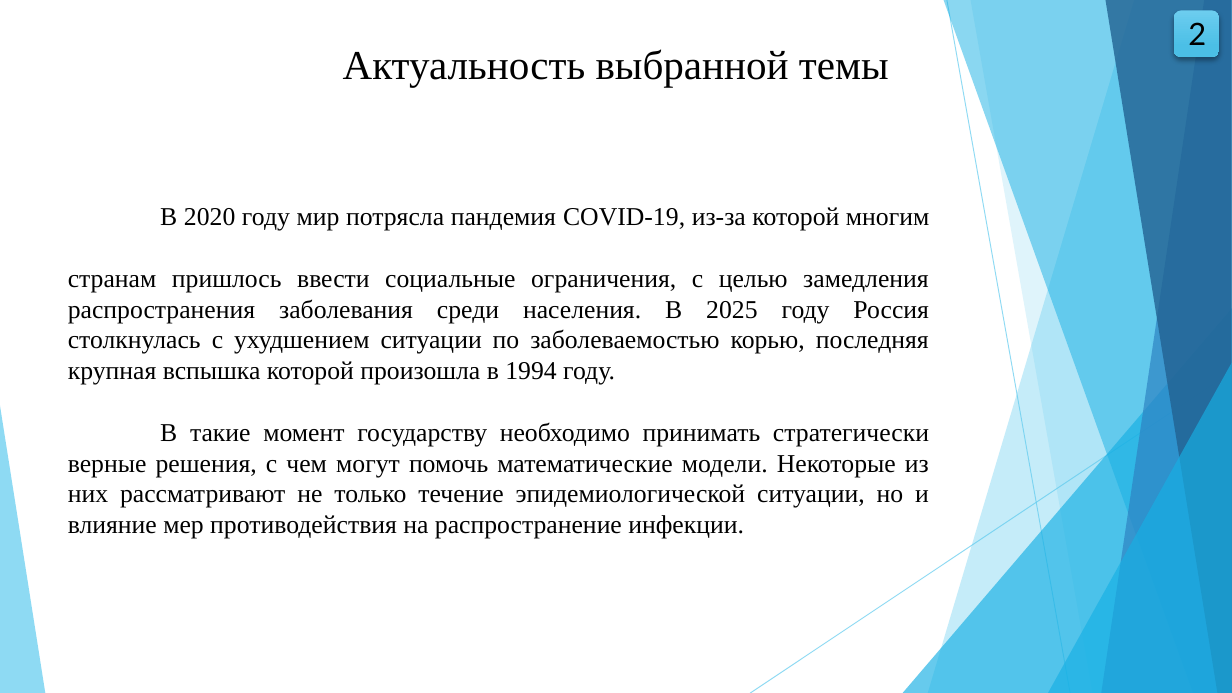
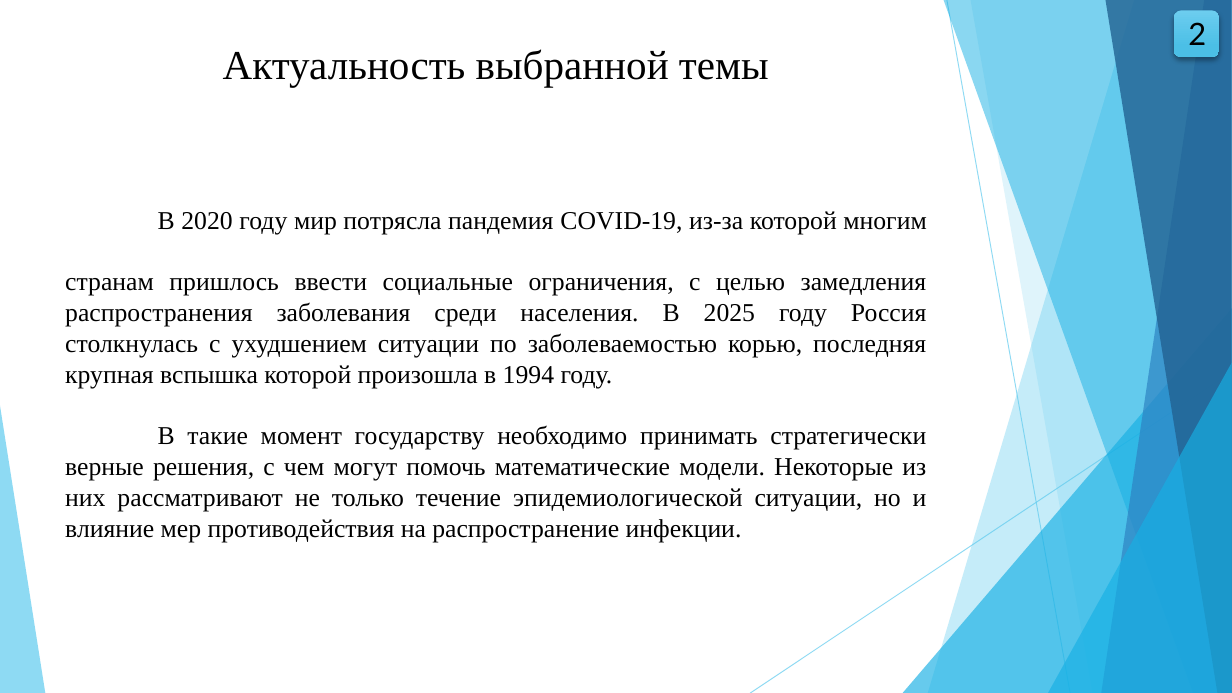
Before and after one commit to wolfufu/EpidemicModelsApp, a slide deck: slide 2 of VKR_Volkova_VMO41.pptx. Drawn at 1232x693 pixels with LibreOffice and Linux fonts; fonts in the diff are those of the drawing. Boxes give left, top, right and bottom in pixels: in the first picture for what was removed or moved away, otherwise in the second. Text is boxed around its words. In the diff, an @@ line names an element or a change of style, - is before the commit and + after.

```diff
--- a/VKR_Volkova_VMO41.pptx
+++ b/VKR_Volkova_VMO41.pptx
@@ text "Актуальность выбранной темы": place and size @@
-text "Актуальность выбранной темы" at (343,49,889,87)
+text "Актуальность выбранной темы" at (223,49,769,87)
@@ text "В 2020 году мир потрясла ...": place and size @@
-text "В 2020 году мир потрясла ..." at (68,207,929,508)
+text "В 2020 году мир потрясла ..." at (65,211,927,512)
```
Also in this commit, not shown: 13 other slides changed, 13 other files.
